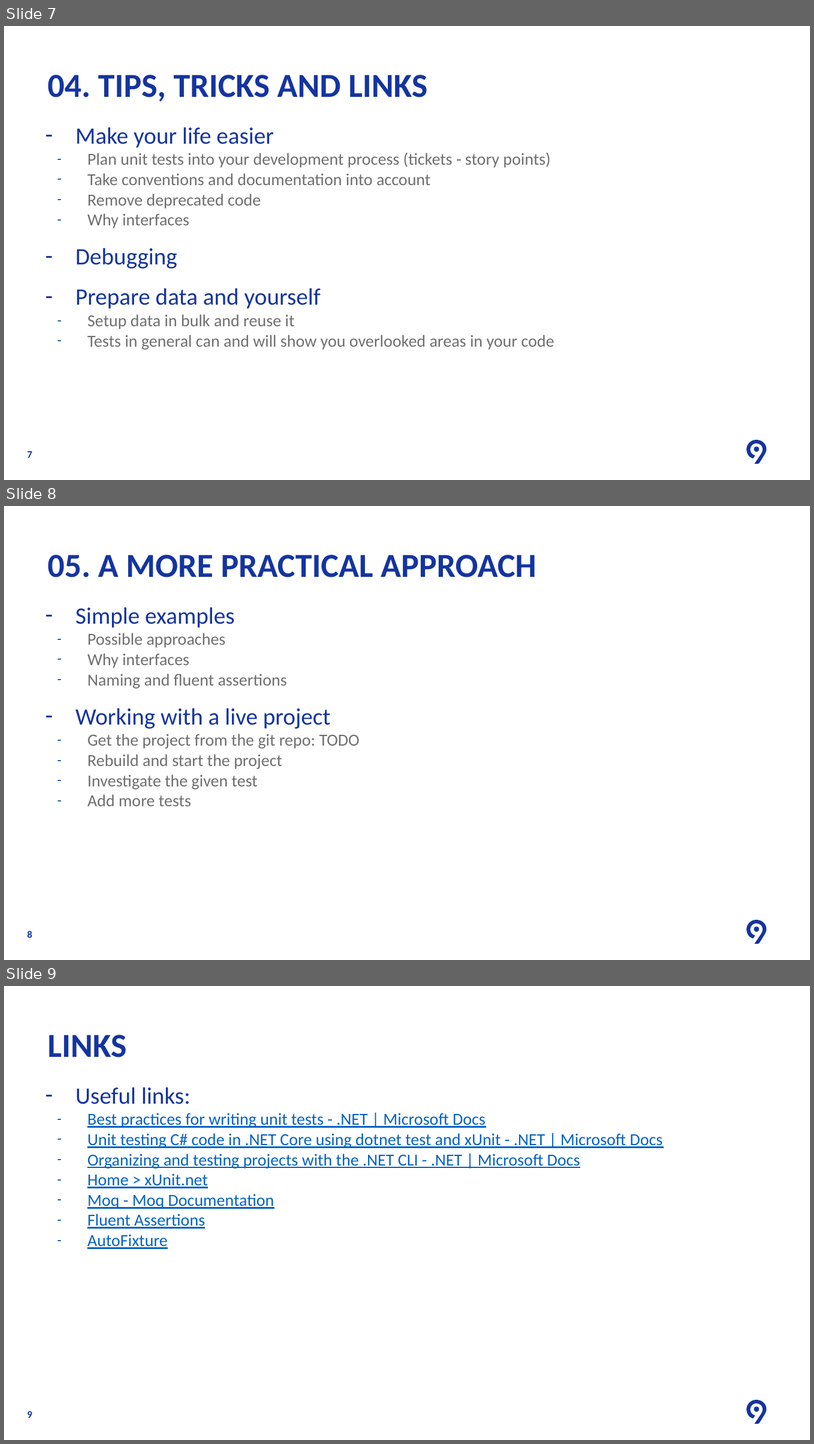
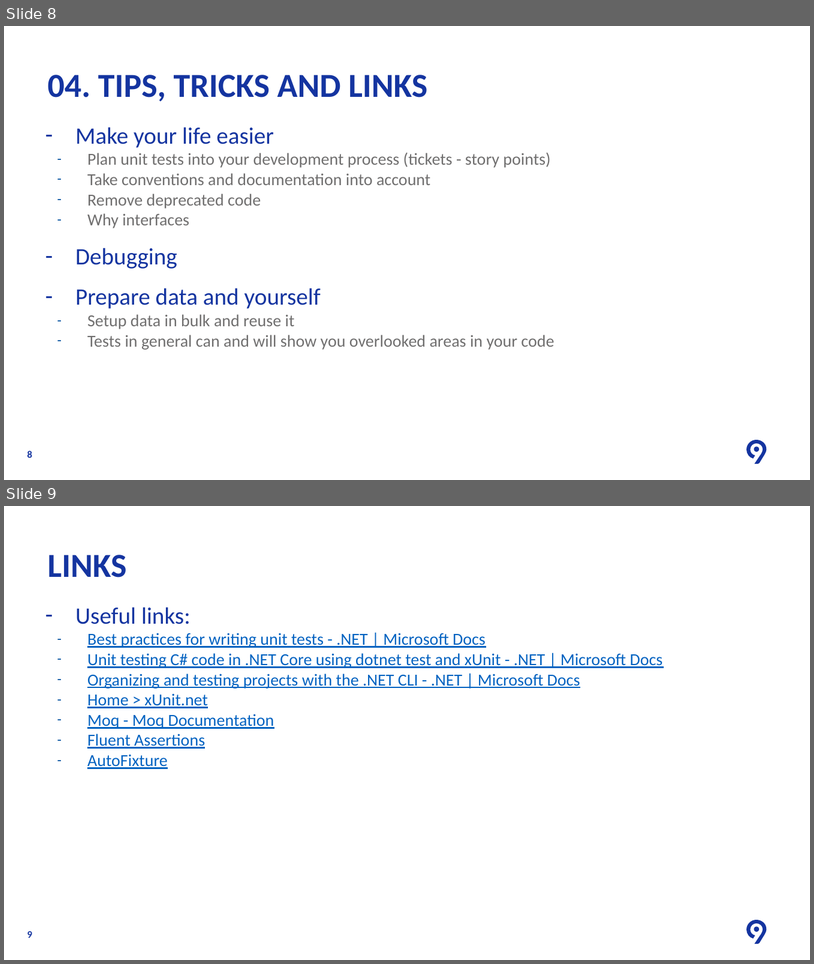
Before and after one commit to zivanovicj/Code9-Workshop, a slide deck: Code9 2022 - Unit Testing in C.pptx. Shown one above the other, each under a label of ours: slides 7, 8 and 9 before the commit, slides 8 and 9 after it. The pictures are 814x1444 and 814x964 pixels, drawn with LibreOffice and Linux fonts; fonts in the diff are those of the drawing; background and template pictures are left out. Boxes give left, top, right and bottom in pixels: in the first picture for what was removed or moved away, otherwise in the second. Text is boxed around its words. In the diff, an @@ line names an element or a change of style, - is before the commit and + after.

Commit message:
fix-ić

```diff
--- a/Code9 2022 - Unit Testing in C.pptx
+++ b/Code9 2022 - Unit Testing in C.pptx
@@ slide 8 removed at (4, 506, 810, 960), background #FFFFFF; not listed: 2 template elements that a slide beside it also shows @@
@@ title removed at (48, 555, 537, 577) @@
-05. A MORE PRACTICAL APPROACH
@@ text removed at (75, 607, 360, 806) @@
-– Simple examples
-    – Possible approaches
-    – Why interfaces
-    – Naming and fluent assertions
-– Working with a live project
-    – Get the project from the git repo: TODO
-    – Rebuild and start the project
-    – Investigate the given test
-    – Add more tests
@@ page number removed at (27, 930, 32, 937) @@
-8
@@ what was slide 7 is now slide 8 @@
@@ page number at (27, 450, 32, 457): text changed @@
-7
+8
```
Also in this commit, not shown: 1 slide added.
